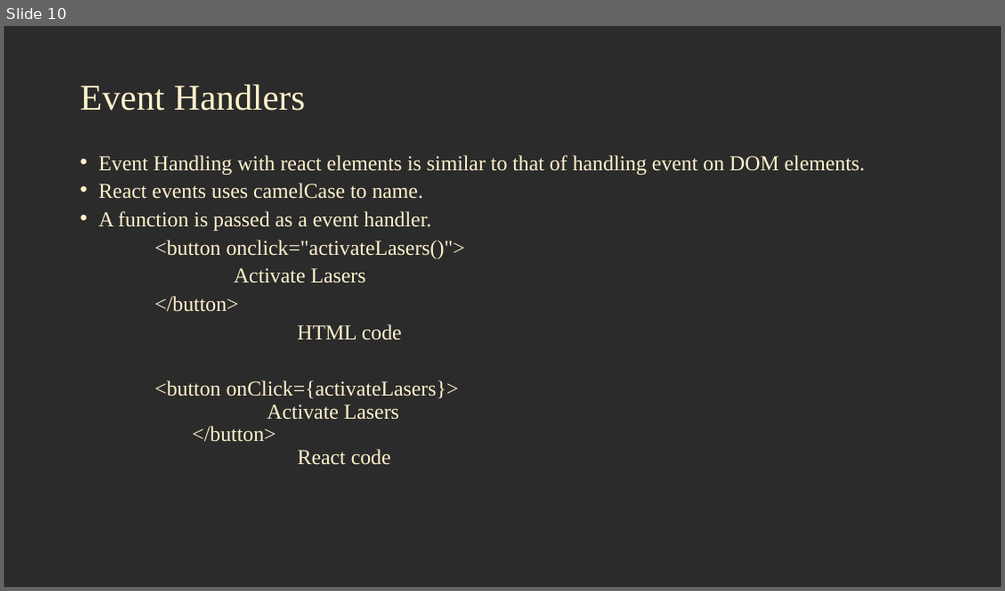
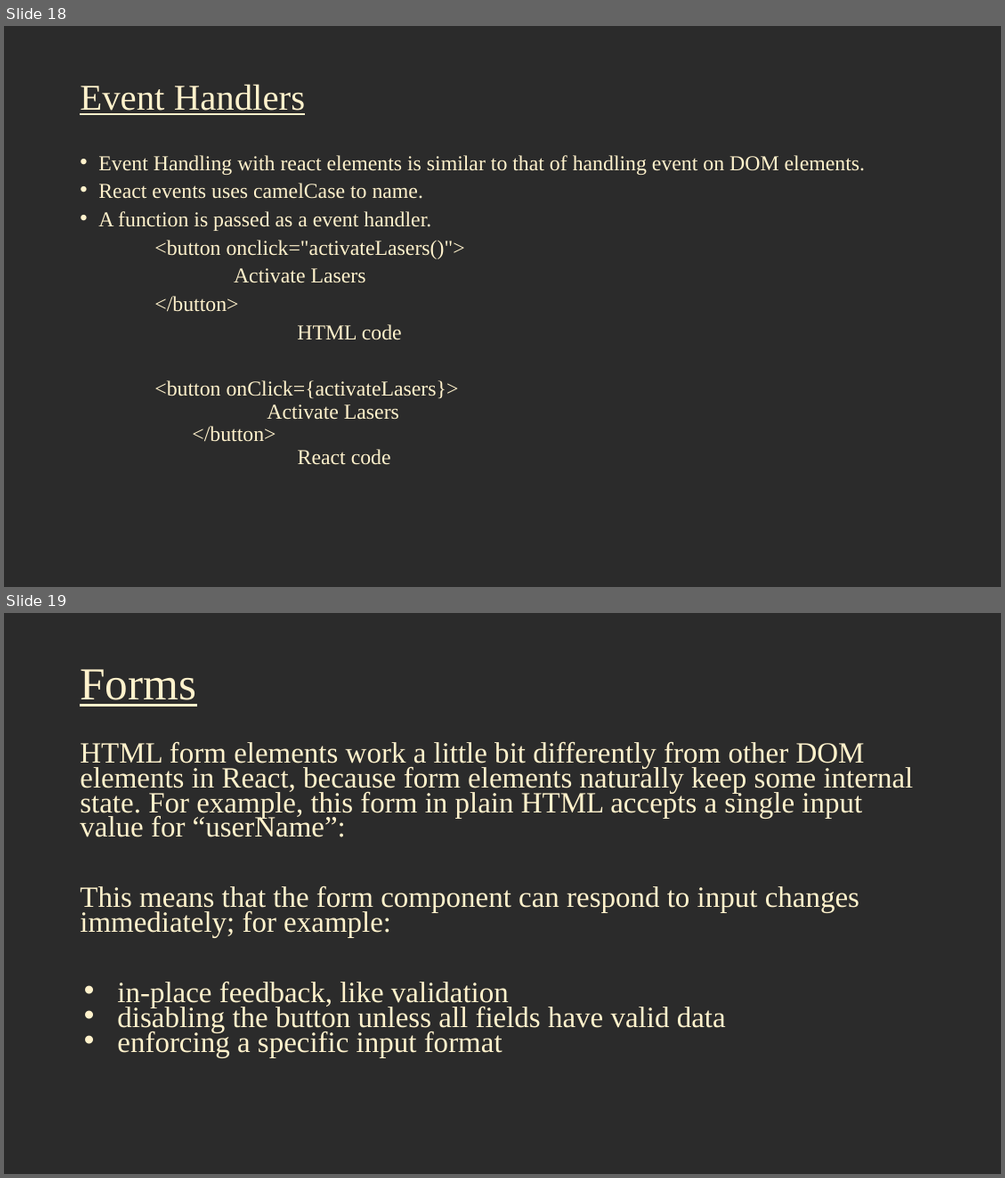
Before and after one commit to jscodebit/react_project, a slide deck: React Workshop.pptx. Shown one above the other, each under a label of ours: slide 10 before the commit, slides 18 and 19 after it. The pictures are 1005x591 and 1005x1178 pixels, drawn with LibreOffice and Linux fonts; fonts in the diff are those of the drawing; background and template pictures are left out; a plain dark background stands for a picture behind light text. Boxes give left, top, right and bottom in pixels: in the first picture for what was removed or moved away, otherwise in the second. Text is boxed around its words. In the diff, an @@ line names an element or a change of style, - is before the commit and + after.

```diff
--- a/React Workshop.pptx
+++ b/React Workshop.pptx
@@ slide 19 added at [4,613,1001,1174], background picture (left out) @@
@@ title added at [80,669,196,706], 44 pt, text #FFF2CC, underline @@
+Forms
@@ text added at [80,741,914,1058], 28.4 pt, text #FFF2CC @@
+  HTML form elements work a little bit differently from other DOM elements in React, because form elements naturally keep some internal state. For example, this form in plain HTML accepts a single input value for “userName”:
+This means that the form component can respond to input changes immediately; for example:
+• in-place feedback, like validation
+• disabling the button unless all fields have valid data
+• enforcing a specific input format
@@ what was slide 10 is now slide 18 @@
@@ slide 18 changed as well @@
@@ title "Event Handlers" at [80,84,305,115]: underline on @@
```
Also in this commit, not shown: 8 other slides changed, 14 other slides added, 1 slide removed, 6 other files.
